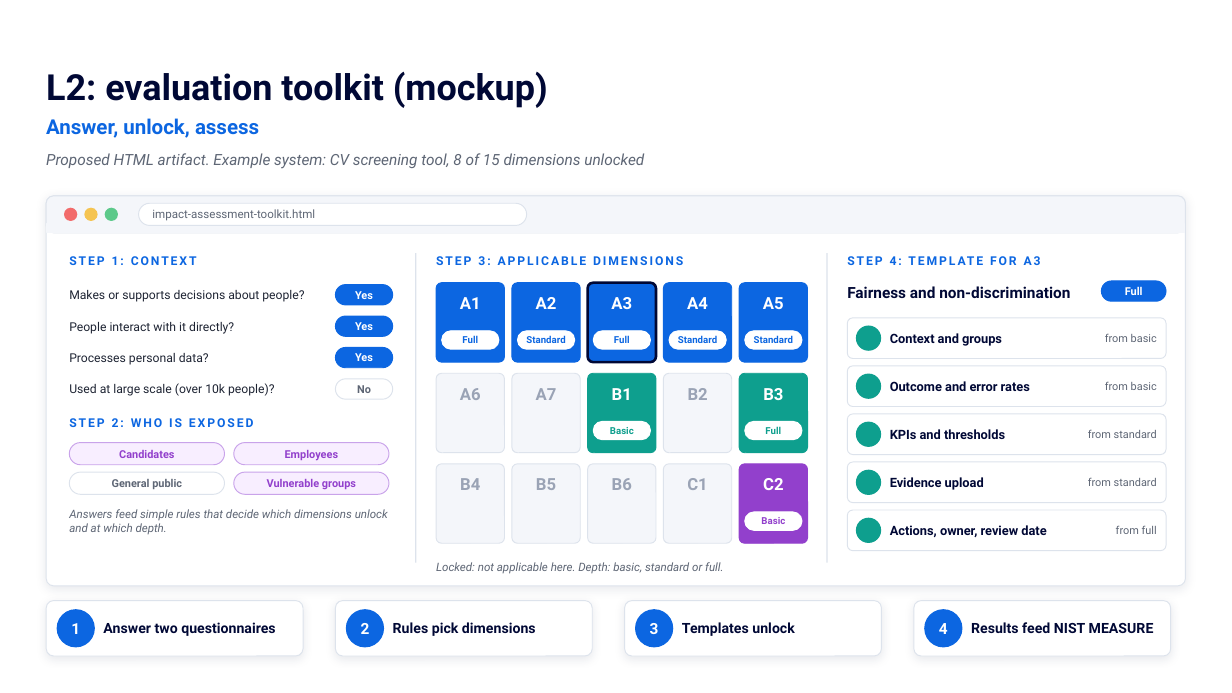
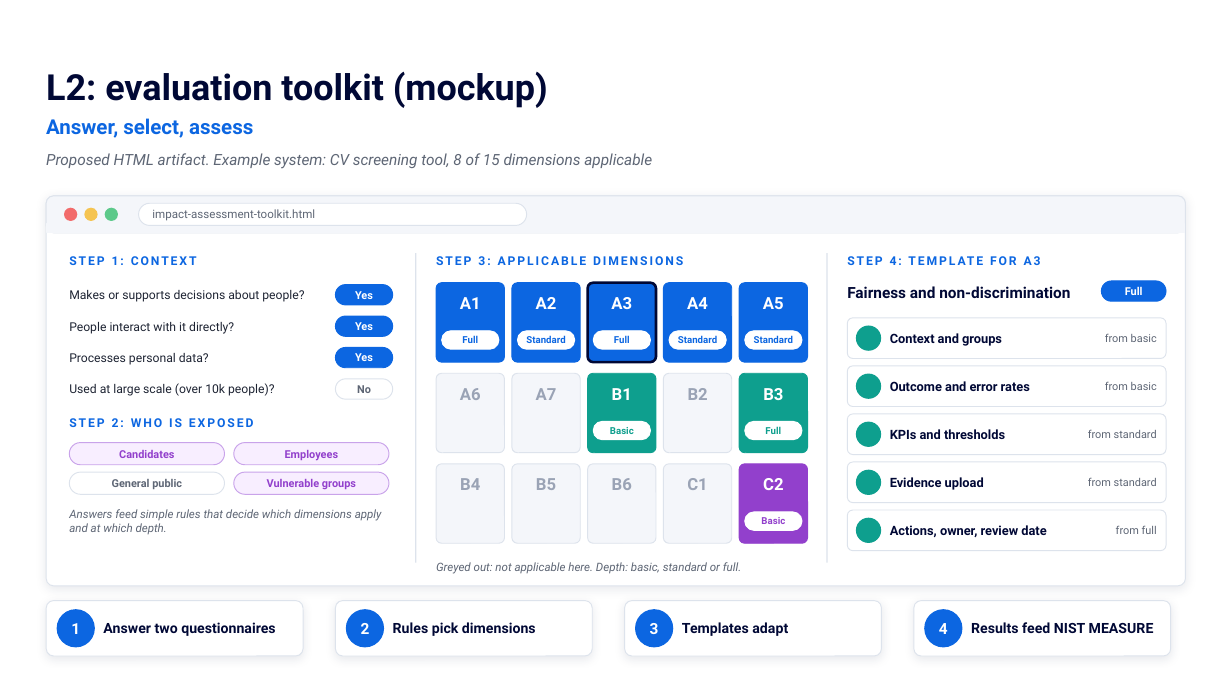
Before and after one commit to Jorge2k1/DTeTect, a slide deck: slide 19 of temp/FRAMEWORK IMPACT ASSESSMENT.pptx. Drawn at 1232x693 pixels with LibreOffice and Linux fonts; fonts in the diff are those of the drawing; background and template pictures are left out. Boxes give left, top, right and bottom in pixels: in the first picture for what was removed or moved away, otherwise in the second. Text is boxed around its words. In the diff, an @@ line names an element or a change of style, - is before the commit and + after.

```diff
--- a/temp/FRAMEWORK IMPACT ASSESSMENT.pptx
+++ b/temp/FRAMEWORK IMPACT ASSESSMENT.pptx
@@ text at (x1=46, y1=118, x2=253, y2=138): text changed @@
-Answer, unlock, assess
+Answer, select, assess
@@ text at (x1=46, y1=153, x2=652, y2=168): text changed @@
-Proposed HTML artifact. Example system: CV screening tool, 8 of 15 dimensions unlocked
+Proposed HTML artifact. Example system: CV screening tool, 8 of 15 dimensions applicable
@@ text at (x1=69, y1=509, x2=382, y2=534): text changed @@
-Answers feed simple rules that decide which dimensions unlock and at which depth.
+Answers feed simple rules that decide which dimensions apply and at which depth.
@@ text at (x1=436, y1=562, x2=741, y2=574): text changed @@
-Locked: not applicable here. Depth: basic, standard or full.
+Greyed out: not applicable here. Depth: basic, standard or full.
@@ text at (x1=682, y1=622, x2=788, y2=636): text changed @@
-Templates unlock
+Templates adapt
```
Also in this commit, not shown: 17 other slides changed.
